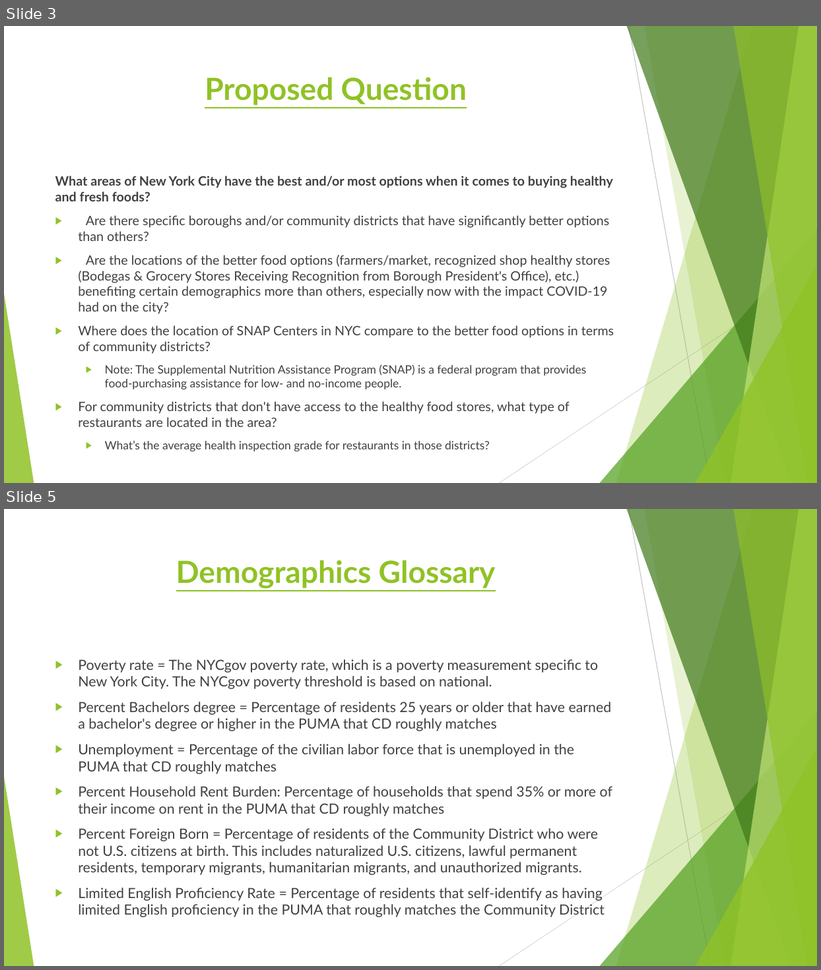
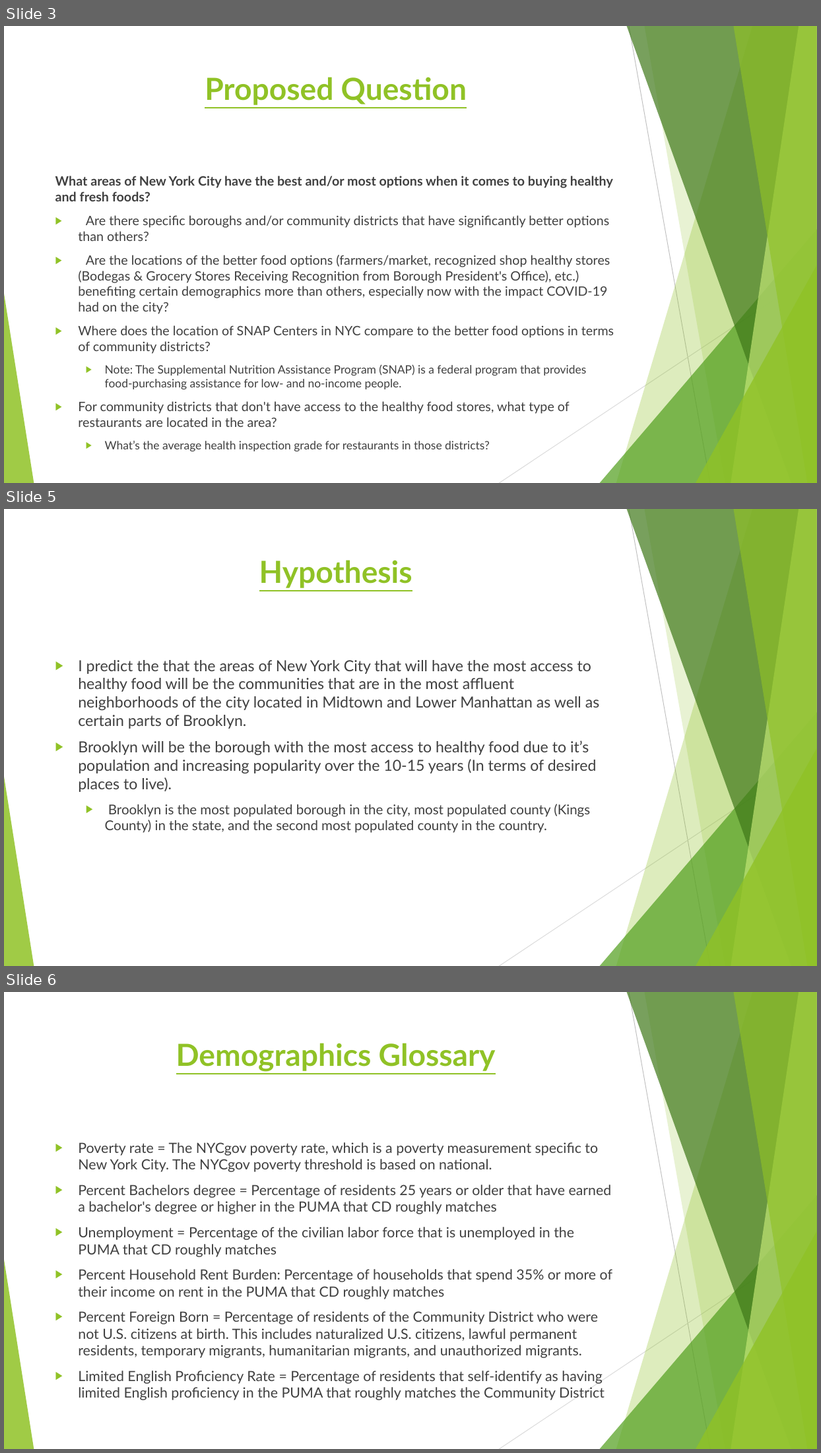
Before and after one commit to LJRollerII/NSS_Capstone_Project, a slide deck: presentation/Healthy_Food_Access_in_NYC.pptx. Shown one above the other, each under a label of ours: slides 3 and 5 before the commit, slides 3, 5 and 6 after it; the slides between them are not shown. The pictures are 821x970 and 821x1453 pixels, drawn with LibreOffice and Linux fonts; fonts in the diff are those of the drawing. Boxes give left, top, right and bottom in pixels: in the first picture for what was removed or moved away, otherwise in the second. Text is boxed around its words. In the diff, an @@ line names an element or a change of style, - is before the commit and + after.

```diff
--- a/presentation/Healthy_Food_Access_in_NYC.pptx
+++ b/presentation/Healthy_Food_Access_in_NYC.pptx
@@ slide 5 added at (x1=4, y1=509, x2=817, y2=966), background #FFFFFF; not listed: 10 template elements that a slide beside it also shows @@
@@ title added at (x1=259, y1=560, x2=413, y2=588), 36 pt, text #90C226, bold, underline @@
+Hypothesis
@@ text added at (x1=78, y1=660, x2=599, y2=833), 18 pt, text #404040 @@
+▶ I predict the that the areas of New York City that will have the most access to healthy food will be the communities that are in the most affluent neighborhoods of the city located in Midtown and Lower Manhattan as well as certain parts of Brooklyn.
+▶ Brooklyn will be the borough with the most access to healthy food due to it’s population and increasing popularity over the 10-15 years (In terms of desired places to live).
+  ▶ Brooklyn is the most populated borough in the city, most populated county (Kings County) in the state, and the second most populated county in the country.
@@ what was slide 5 is now slide 6 @@
```
Also in this commit, not shown: 1 slide changed, 1 other slide added, 1 slide removed.
